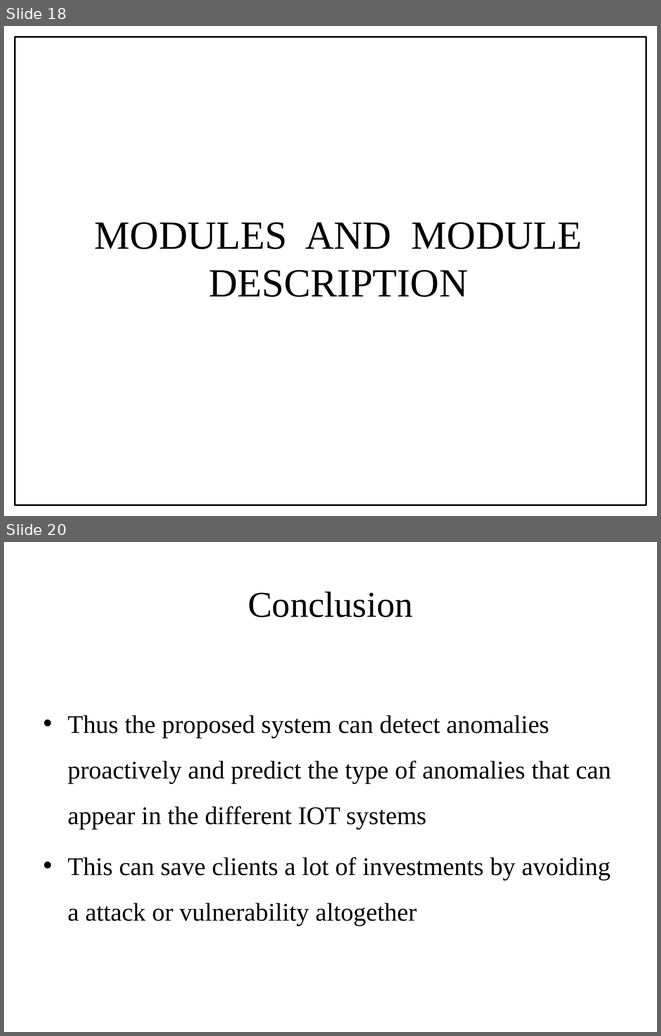
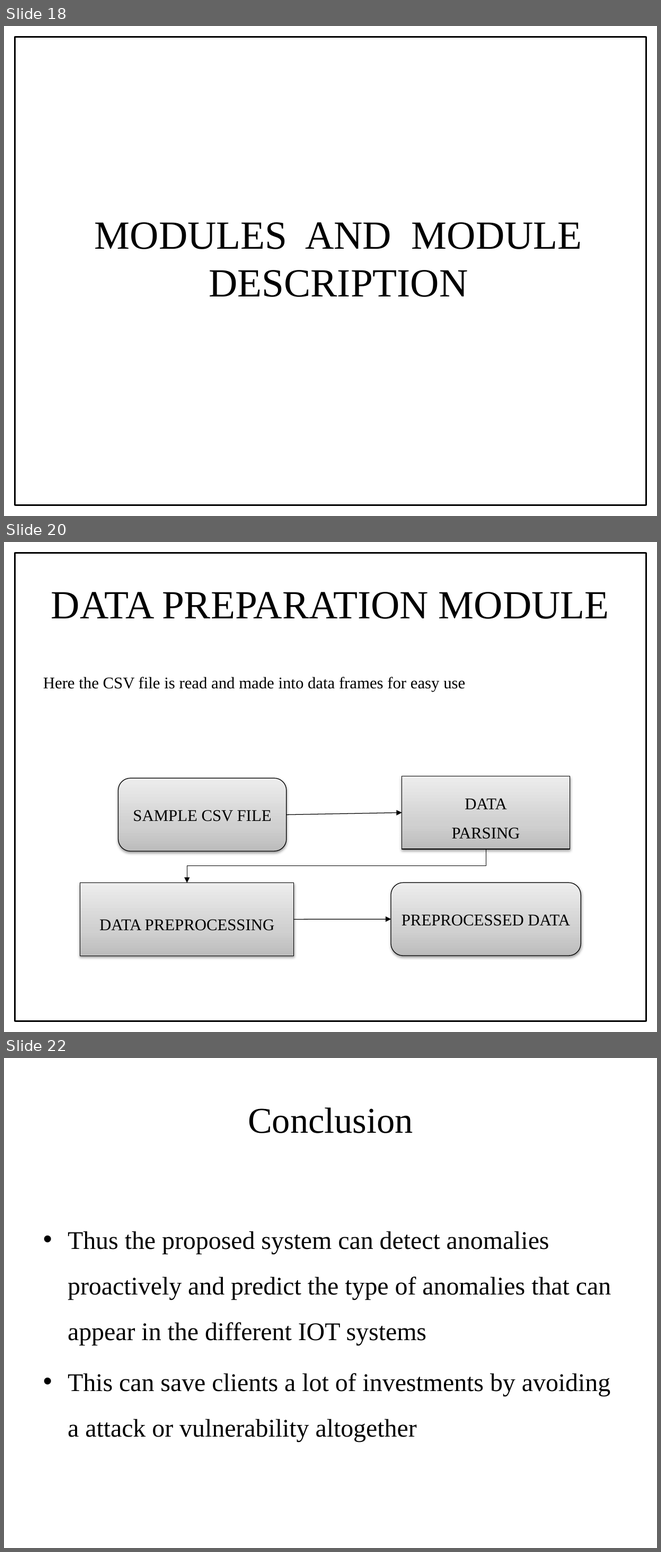
Before and after one commit to Renegadez518/IotSecurityProj, a slide deck: IOTProjreview ppt.pptx. Shown one above the other, each under a label of ours: slides 18 and 20 before the commit, slides 18, 20 and 22 after it; the slides between them are not shown. The pictures are 661x1036 and 661x1552 pixels, drawn with LibreOffice and Linux fonts; fonts in the diff are those of the drawing. Boxes give left, top, right and bottom in pixels: in the first picture for what was removed or moved away, otherwise in the second. Text is boxed around its words. In the diff, an @@ line names an element or a change of style, - is before the commit and + after.

```diff
--- a/IOTProjreview ppt.pptx
+++ b/IOTProjreview ppt.pptx
@@ slide 20 added at (4,542,657,1032), background #FFFFFF @@
@@ rectangle added at (15,553,646,1021), outline #000000 2 pt @@
@@ title added at (51,592,609,619), 44 pt, text #000000 @@
+DATA PREPARATION MODULE
@@ text added at (43,677,465,691), 18 pt, text #000000 @@
+Here the CSV file is read and made into data frames for easy use
@@ group added at (80,776,581,956): 2 rounded rectangles, 2 rectangles, 2 arrows, 1 elbow arrow @@
+SAMPLE CSV FILE
+PREPROCESSED DATA
+DATA
+PARSING
+DATA PREPROCESSING
@@ what was slide 20 is now slide 22 @@
```
Also in this commit, not shown: 1 slide changed, 1 other slide added.
